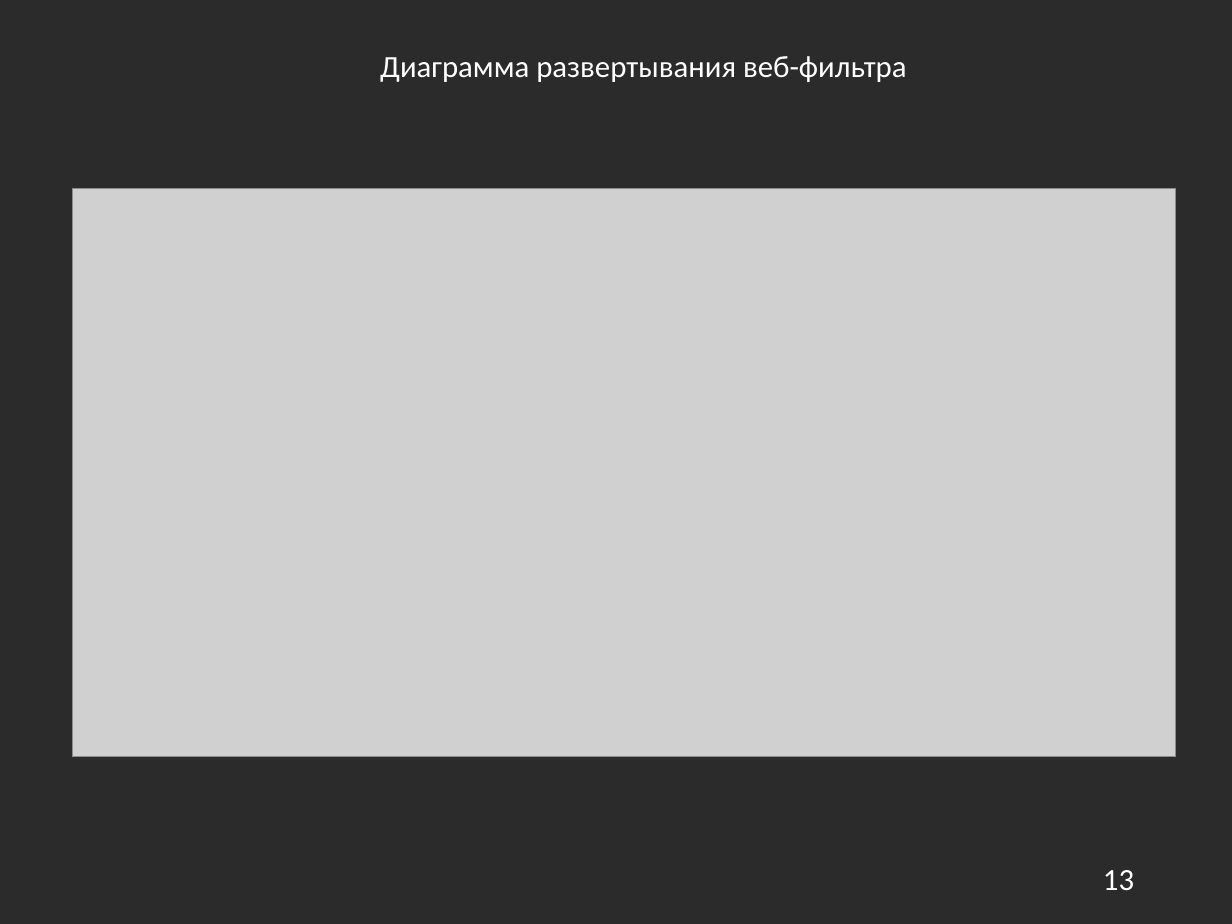
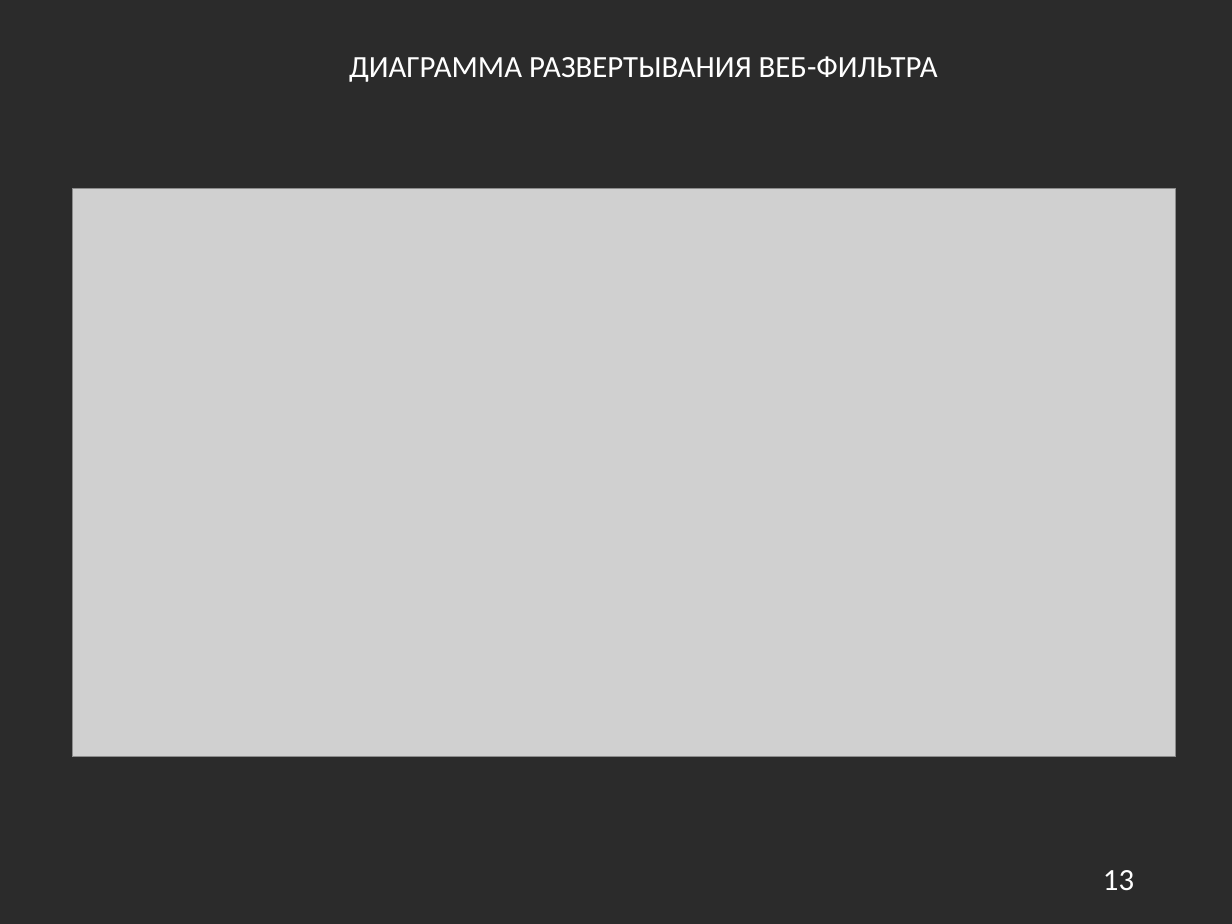
Before and after one commit to BizinMitya/WebFilter, a slide deck: slide 13 of diploma/Проектирование и разработка веб-фильтра для обеспечения контроля доступа к сетевым ресурсам.pptx. Drawn at 1232x924 pixels with LibreOffice and Linux fonts; fonts in the diff are those of the drawing; grey boxes stand for pictures; background and template pictures are left out; a plain dark background stands for a picture behind light text. Boxes give left, top, right and bottom in pixels: in the first picture for what was removed or moved away, otherwise in the second. Text is boxed around its words. In the diff, an @@ line names an element or a change of style, - is before the commit and + after.

```diff
--- a/diploma/Проектирование и разработка веб-фильтра для обеспечения контроля доступа к сетевым ресурсам.pptx
+++ b/diploma/Проектирование и разработка веб-фильтра для обеспечения контроля доступа к сетевым ресурсам.pptx
@@ text at box(349, 56, 938, 82): text changed @@
-Диаграмма развертывания веб-фильтра
+ДИАГРАММА РАЗВЕРТЫВАНИЯ ВЕБ-ФИЛЬТРА
```
Also in this commit, not shown: 13 other slides changed, 1 other file.
